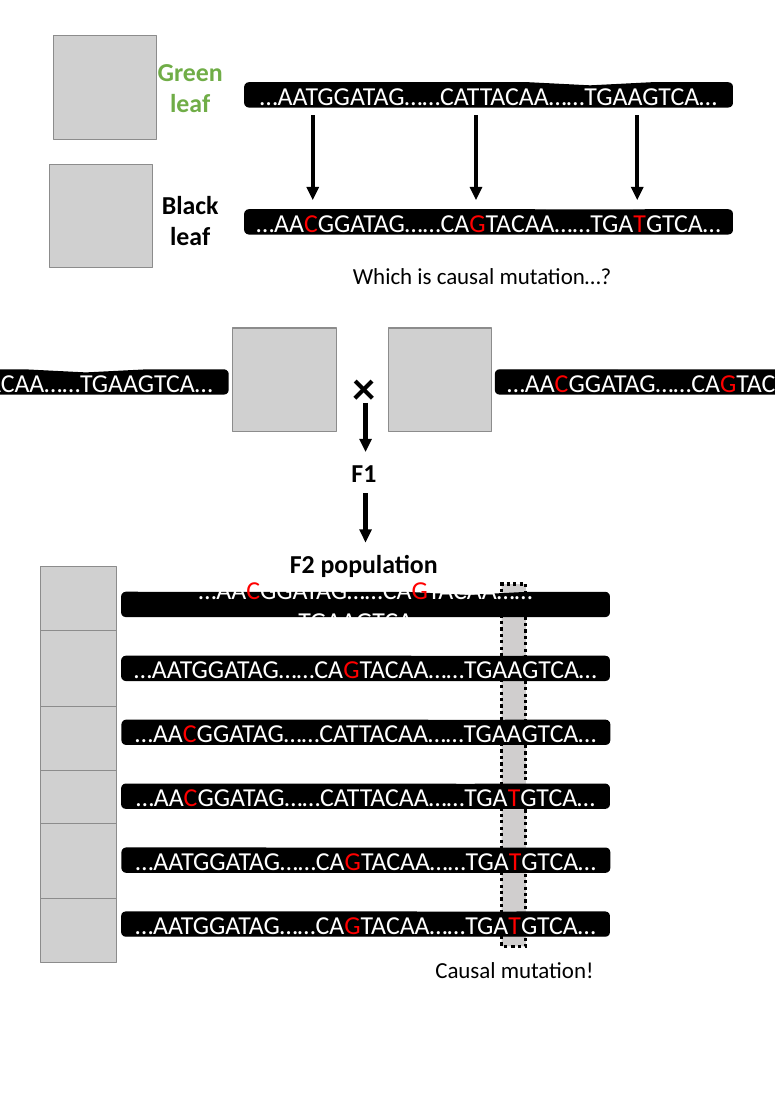
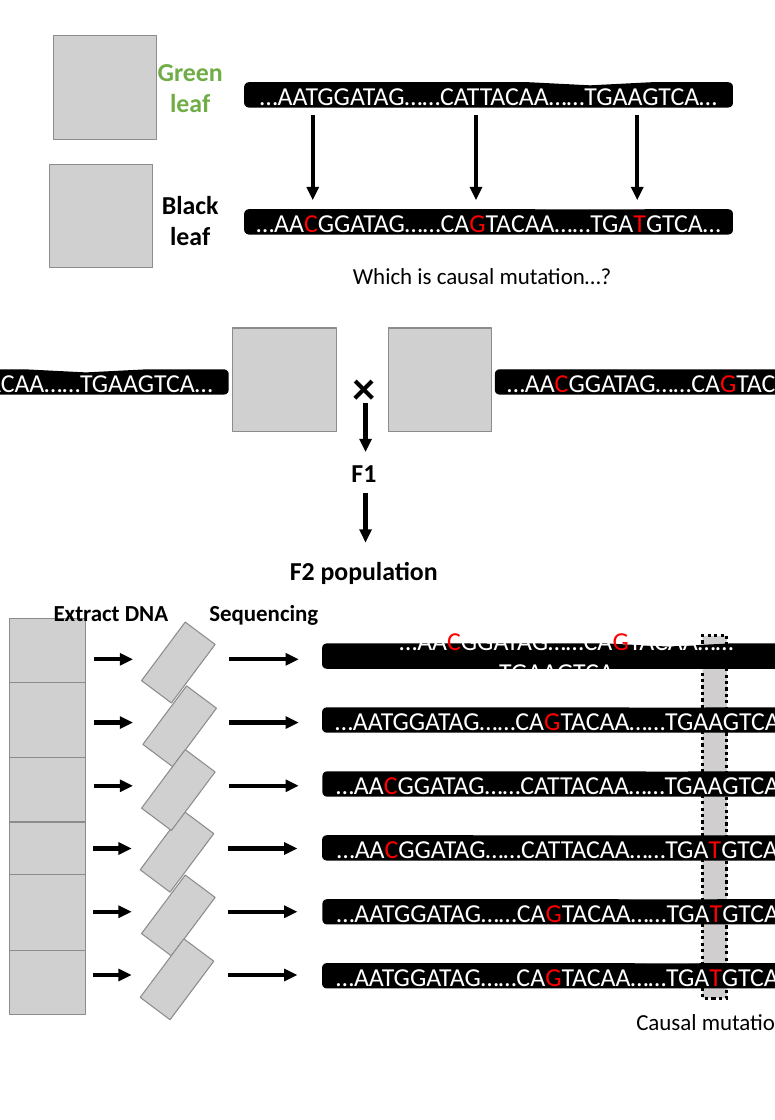
Before and after one commit to slt666666/FAO_lecture, a slide deck: slide 7 of FAO_2024/mutmapqtlseq.pptx. Drawn at 775x1120 pixels with LibreOffice and Linux fonts; fonts in the diff are those of the drawing; grey boxes stand for pictures. Boxes give left, top, right and bottom in pixels: in the first picture for what was removed or moved away, otherwise in the second. Text is boxed around its words. In the diff, an @@ line names an element or a change of style, - is before the commit and + after.

```diff
--- a/FAO_2024/mutmapqtlseq.pptx
+++ b/FAO_2024/mutmapqtlseq.pptx
@@ text "F2 population": place and size @@
-text "F2 population" at box(290, 555, 438, 577)
+text "F2 population" at box(290, 562, 438, 584)
@@ text added at box(54, 606, 168, 628), 16 pt, text #000000, bold @@
+Extract DNA
@@ picture added at box(142, 622, 216, 703) @@
@@ text added at box(209, 605, 318, 625), 16 pt, text #000000, bold @@
+Sequencing
@@ arrow added from (94, 659) to (132, 659), #000000 3 pt @@
@@ arrow added from (229, 659) to (299, 659), #000000 3 pt @@
@@ 6 rounded speech boxes, 1 text, 1 rectangle: place and size @@
-6 rounded speech boxes, 1 text, 1 rectangle at box(122, 584, 610, 978)
+6 rounded speech boxes, 1 text, 1 rectangle at box(322, 636, 775, 1030)
@@ picture added at box(143, 685, 217, 766) @@
@@ arrow added from (94, 722) to (132, 722), #000000 3 pt @@
@@ picture added at box(142, 749, 216, 830) @@
@@ arrow added from (229, 722) to (299, 722), #000000 3 pt @@
@@ arrow added from (94, 785) to (132, 785), #000000 3 pt @@
@@ arrow added from (229, 785) to (299, 785), #000000 3 pt @@
@@ picture added at box(140, 811, 214, 892) @@
@@ arrow added from (93, 848) to (131, 848), #000000 3 pt @@
@@ arrow added from (228, 848) to (298, 848), #000000 3 pt @@
@@ 6 pictures: place and size @@
-6 pictures at box(41, 566, 117, 962)
+6 pictures at box(10, 618, 86, 1014)
@@ picture added at box(142, 875, 216, 956) @@
@@ arrow added from (93, 911) to (131, 911), #000000 3 pt @@
@@ arrow added from (228, 911) to (298, 911), #000000 3 pt @@
@@ picture added at box(140, 939, 214, 1020) @@
@@ arrow added from (93, 974) to (131, 974), #000000 3 pt @@
@@ arrow added from (228, 974) to (298, 974), #000000 3 pt @@
```
Also in this commit, not shown: 1 slide added, 2 other files.
